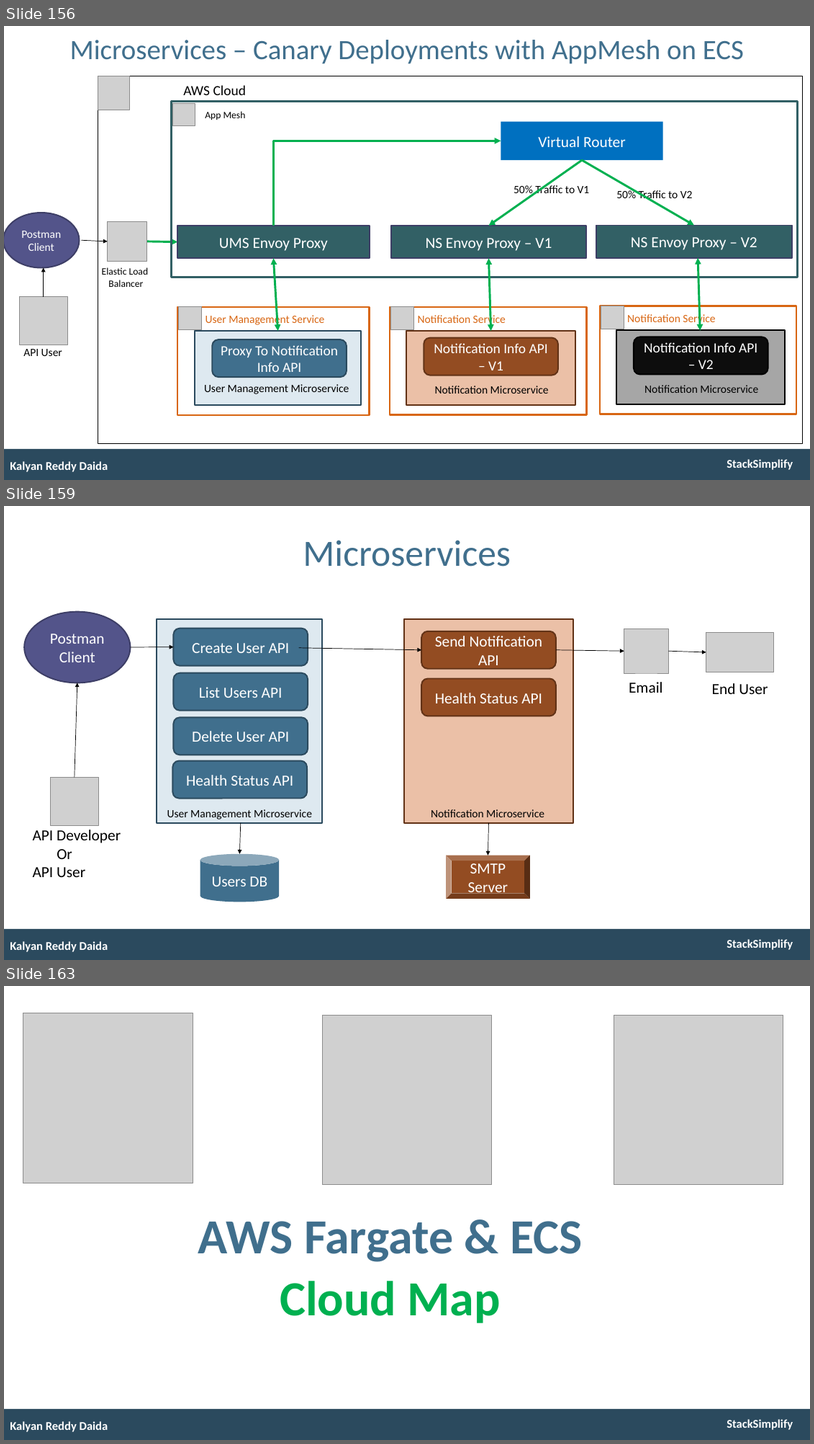
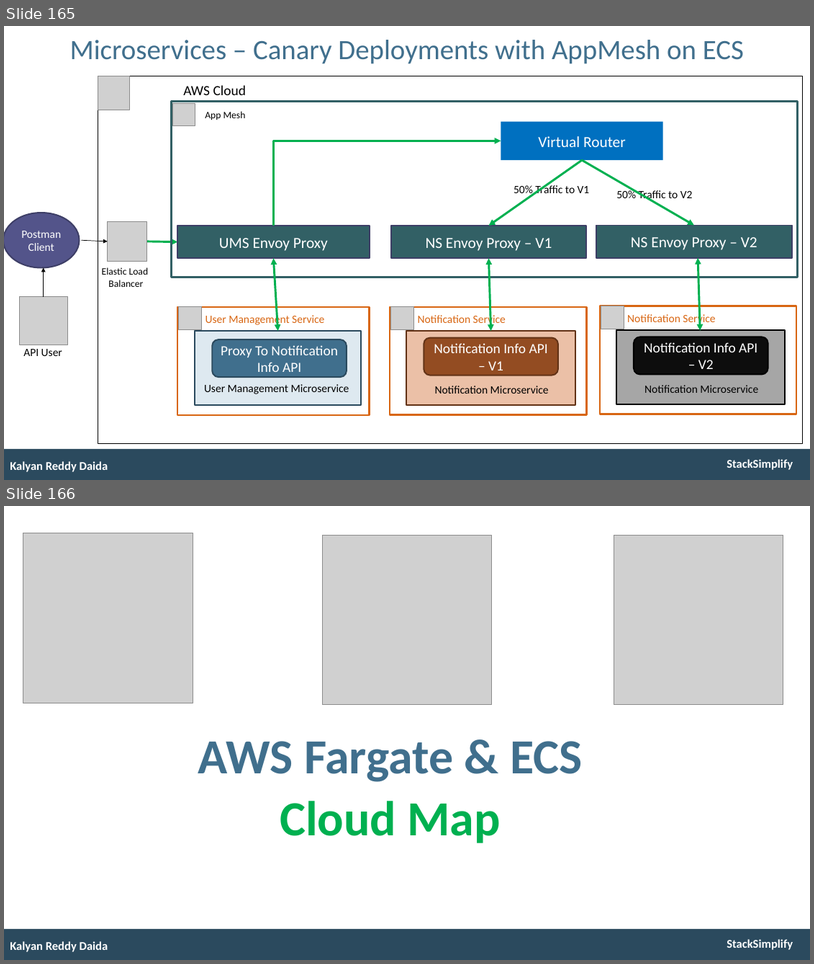
Before and after one commit to talvionyx/aws-eks-kubernetes-masterclass, a slide deck: presentation/AWS-Fargate-and-EKS-Masterclass.pptx. Shown one above the other, each under a label of ours: slides 156, 159 and 163 before the commit, slides 165 and 166 after it; the slides between them are not shown. The pictures are 814x1444 and 814x964 pixels, drawn with LibreOffice and Linux fonts; fonts in the diff are those of the drawing; grey boxes stand for pictures. Boxes give left, top, right and bottom in pixels: in the first picture for what was removed or moved away, otherwise in the second. Text is boxed around its words. In the diff, an @@ line names an element or a change of style, - is before the commit and + after.

```diff
--- a/presentation/AWS-Fargate-and-EKS-Masterclass.pptx
+++ b/presentation/AWS-Fargate-and-EKS-Masterclass.pptx
@@ slide 159 removed at [4,506,810,960], background #FFFFFF; not listed: 2 template elements that a slide beside it also shows @@
@@ title removed at [303,540,511,566] @@
-Microservices
@@ ellipse removed at [24,612,130,683] @@
-Postman
-Client
@@ rectangle removed at [156,619,322,823] @@
@@ rounded rectangle removed at [173,628,308,665] @@
-Create User API
@@ rectangle removed at [404,619,574,823] @@
@@ rounded rectangle removed at [422,631,556,668] @@
-Send Notification API
@@ picture removed at [625,628,669,673] @@
@@ picture removed at [707,633,774,672] @@
@@ arrow removed from (131, 647) to (173, 647) @@
@@ arrow removed from (299, 648) to (422, 650) @@
@@ arrow removed from (556, 650) to (625, 651) @@
@@ arrow removed from (669, 651) to (707, 652) @@
@@ rounded rectangle removed at [173,673,308,710] @@
-List Users API
@@ rounded rectangle removed at [422,678,556,716] @@
-Health Status API
@@ arrow removed from (75, 777) to (77, 683) @@
@@ text removed at [629,682,663,692] @@
-Email
@@ text removed at [712,683,768,694] @@
-End User
@@ rounded rectangle removed at [173,717,308,754] @@
-Delete User API
@@ rounded rectangle removed at [172,761,307,798] @@
-Health Status API
@@ picture removed at [50,777,98,825] @@
@@ text removed at [33,829,121,877] @@
-API Developer
-Or
-API User
@@ text removed at [167,809,312,819] @@
-User Management Microservice
@@ arrow removed from (241, 823) to (240, 854) @@
@@ text removed at [431,809,545,817] @@
-Notification Microservice
@@ arrow removed from (489, 823) to (489, 854) @@
@@ cylinder removed at [200,854,279,902] @@
-Users DB
@@ bevel removed at [446,854,530,898] @@
-SMTP Server
@@ text removed at [10,941,108,952] @@
-Kalyan Reddy Daida
@@ what was slide 156 is now slide 165 @@
@@ what was slide 163 is now slide 166 @@
```
Also in this commit, not shown: 2 slides changed, 9 slides added, 5 other slides removed, 11 other files.
